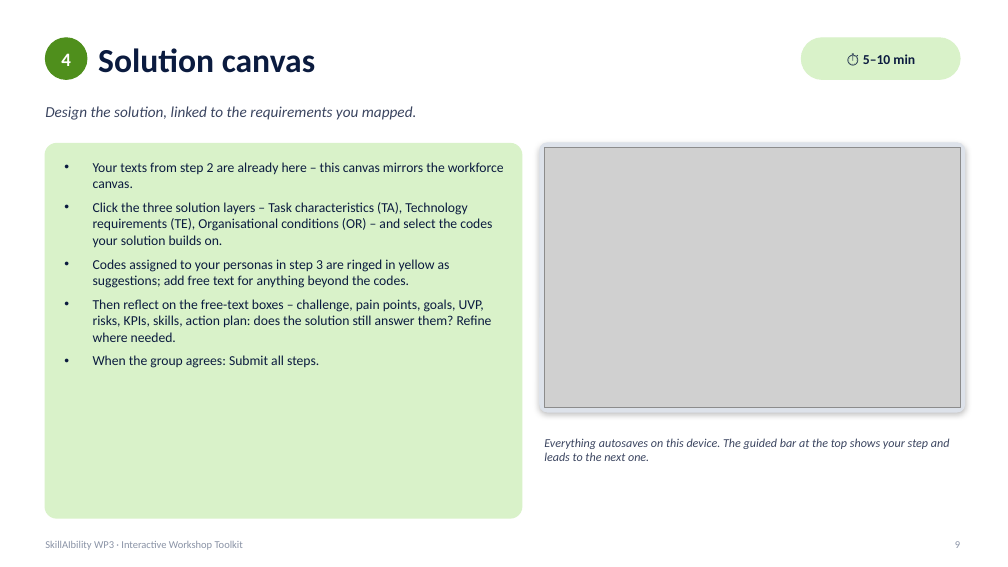
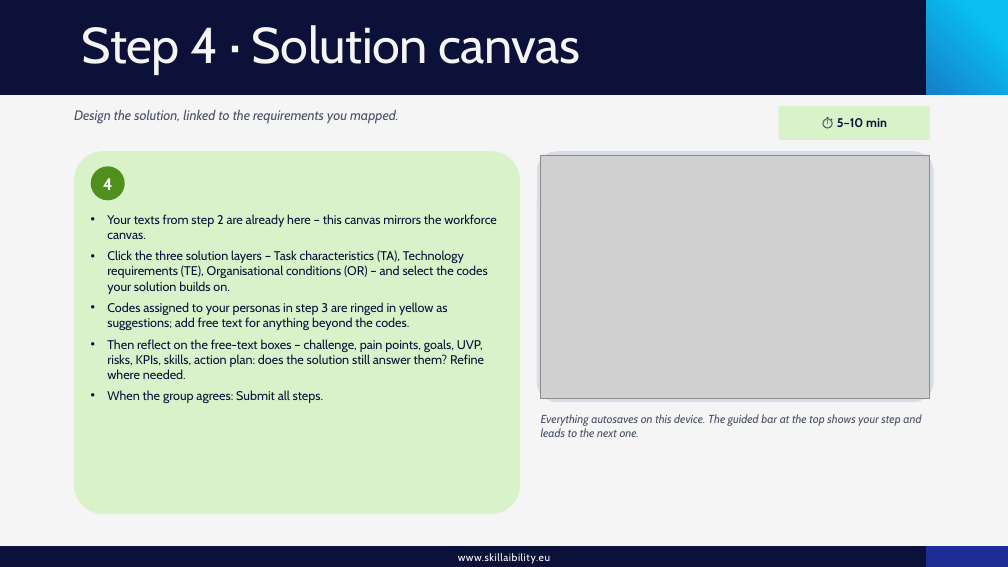
Before and after one commit to DiamondCao1996/SkillAIbility-WP3, a slide deck: slide 9 of docs/SkillAIbility_WP3_Workshop_Procedure.pptx. Drawn at 1008x567 pixels with LibreOffice and Linux fonts; fonts in the diff are those of the drawing; grey boxes stand for pictures; background and template pictures are left out. Boxes give left, top, right and bottom in pixels: in the first picture for what was removed or moved away, otherwise in the second. Text is boxed around its words. In the diff, an @@ line names an element or a change of style, - is before the commit and + after.

```diff
--- a/docs/SkillAIbility_WP3_Workshop_Procedure.pptx
+++ b/docs/SkillAIbility_WP3_Workshop_Procedure.pptx
@@ background #FFFFFF to #F5F5F5 @@
@@ rectangle added at [0,0,1008,95], fill #0B1138 @@
@@ title at [82,25,580,74]: text changed; size 32 to 48 pt; font Calibri to Cabin; text colour #0B1B3F to #F5F5F5; bold off @@
-Solution canvas
+Step 4 · Solution canvas
@@ rectangle added at [926,0,1008,567], fill gradient #1D2D95 to #177BC7 to #09BEF1 @@
@@ ellipse removed at [45,38,87,79] @@
@@ rounded rectangle removed at [802,38,960,79] @@
@@ rectangle added at [0,95,1008,546], fill #F5F5F5, 18 pt, text #FFFFFF @@
+`
@@ text "Design the solution, linked to ...": place and size @@
-text "Design the solution, linked to ..." at [45,106,417,120]
+text "Design the solution, linked to ..." at [74,109,399,124]
@@ text "Design the solution, linked to ..." at [74,109,399,124]: size 14.5 to 13 pt, font Calibri to Cabin, text colour #3B4560 to #4A526B; more space between paragraphs; vertical alignment middle to top @@
@@ rounded rectangle "⏱ 5–10 min": place and size @@
-rounded rectangle "⏱ 5–10 min" at [863,54,915,64]
+rounded rectangle "⏱ 5–10 min" at [779,106,930,140]
@@ rounded rectangle "⏱ 5–10 min" at [779,106,930,140]: size 13 to 12 pt, font Calibri to Cabin, text colour #0B1B3F to #0B1138; fill none to #D9F2C9 @@
@@ rounded rectangle: place and size @@
-rounded rectangle at [45,144,522,518]
+rounded rectangle at [74,151,520,514]
@@ rounded rectangle at [74,151,520,514]: outline #D9F2C9 1.5 pt to none; proportions changed @@
@@ ellipse "4": place and size @@
-ellipse "4" at [61,53,71,66]
+ellipse "4" at [91,166,125,200]
@@ ellipse "4" at [91,166,125,200]: size 18 to 16 pt, font Calibri to Cabin; fill none to #4F8F1C @@
@@ rounded rectangle: place and size @@
-rounded rectangle at [540,143,965,412]
+rounded rectangle at [537,151,934,402]
@@ rounded rectangle at [537,151,934,402]: fill #DDE2EA to #D8DEE8; outline #DDE2EA 1 pt to none; shadow off; proportions changed @@
@@ picture: place and size @@
-picture at [544,147,960,408]
+picture at [541,155,930,399]
@@ text "Your texts from step 2 ...": place and size @@
-text "Your texts from step 2 ..." at [93,162,504,368]
+text "Your texts from step 2 ..." at [107,214,497,403]
@@ text "Your texts from step 2 ..." at [107,214,497,403]: size 13 to 12 pt, font Calibri to Cabin, text colour #0B1B3F to #0B1138; indent changed; less space between paragraphs @@
@@ text "Everything autosaves on this device. ...": place and size @@
-text "Everything autosaves on this device. ..." at [544,438,950,461]
+text "Everything autosaves on this device. ..." at [541,414,921,437]
@@ text "Everything autosaves on this device. ..." at [541,414,921,437]: size 11.5 to 11 pt, font Calibri to Cabin, text colour #3B4560 to #4A526B; more space between paragraphs; vertical alignment middle to top @@
@@ rectangle added at [0,546,1008,567], fill #0B1138, 10 pt, text #FFFFFF @@
+www.skillaibility.eu
@@ text removed at [45,541,243,550] @@
-SkillAIbility WP3 · Interactive Workshop Toolkit
@@ text removed at [955,541,960,548] @@
-9
```
Also in this commit, not shown: 11 other slides changed, 1 slide added.
